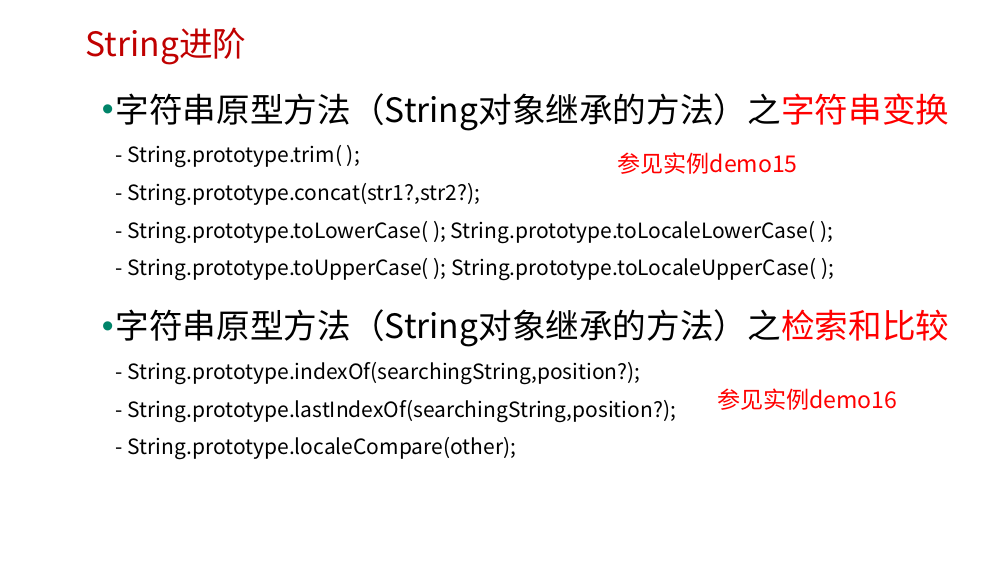
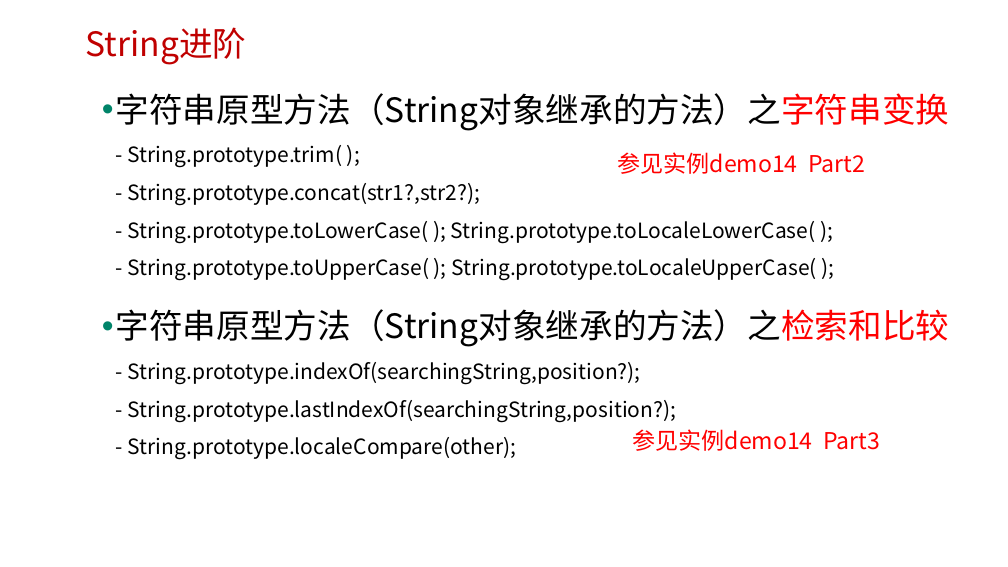
Before and after one commit to edu2act/course-javascript-advanced, a slide deck: slide 27 of 课程PPT/02.JavaScript数据类型、值与变量.pptx. Drawn at 1008x567 pixels with LibreOffice and Linux fonts; fonts in the diff are those of the drawing; background and template pictures are left out. Boxes give left, top, right and bottom in pixels: in the first picture for what was removed or moved away, otherwise in the second. Text is boxed around its words. In the diff, an @@ line names an element or a change of style, - is before the commit and + after.

```diff
--- a/课程PPT/02.JavaScript数据类型、值与变量.pptx
+++ b/课程PPT/02.JavaScript数据类型、值与变量.pptx
@@ text at (618, 152, 865, 174): text changed @@
-参见实例demo15
+参见实例demo14 Part2
@@ text at (633, 429, 880, 451): text changed @@
-参见实例demo16
+参见实例demo14 Part3
```
Also in this commit, not shown: 8 other slides changed, 8 other files.
